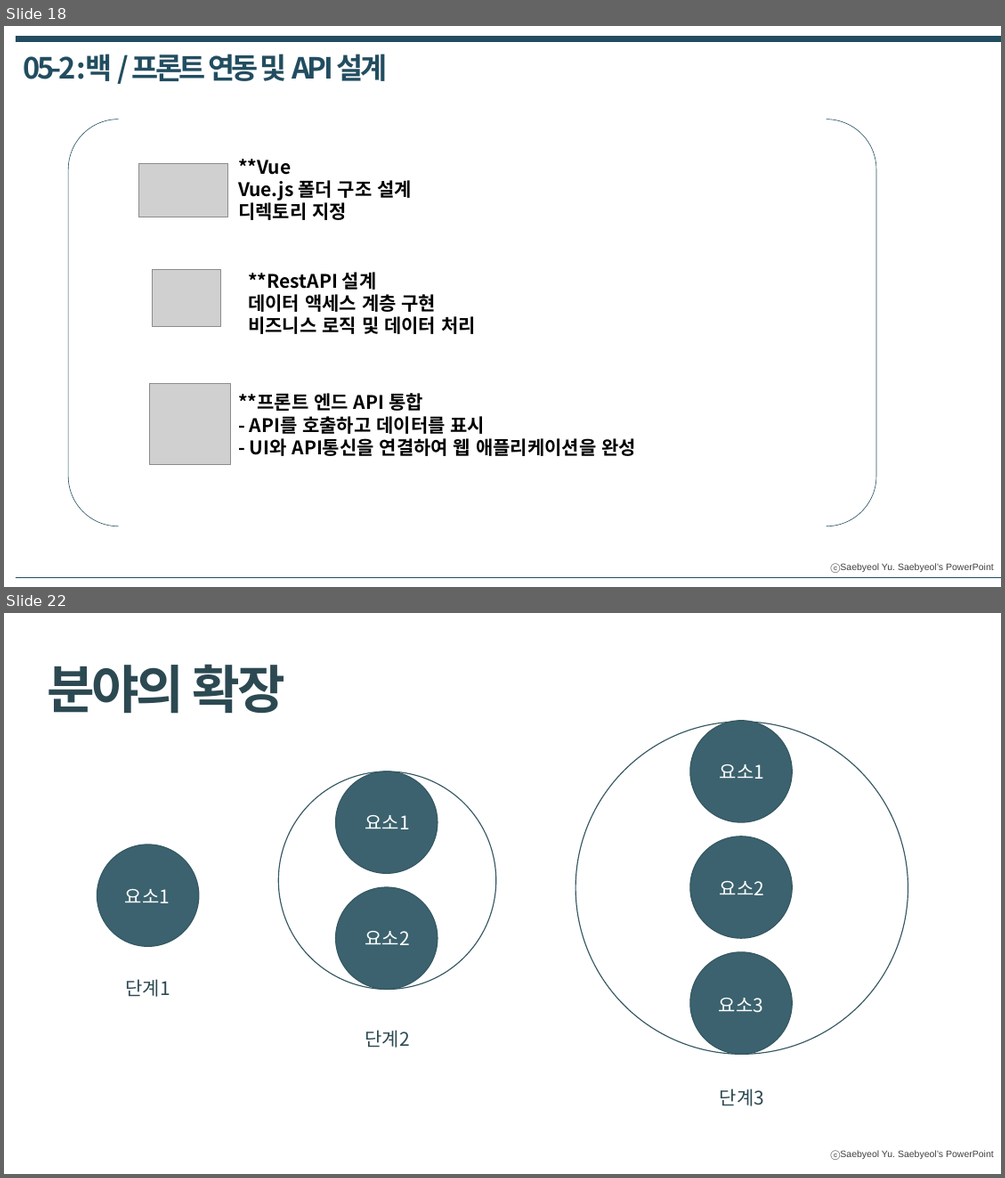
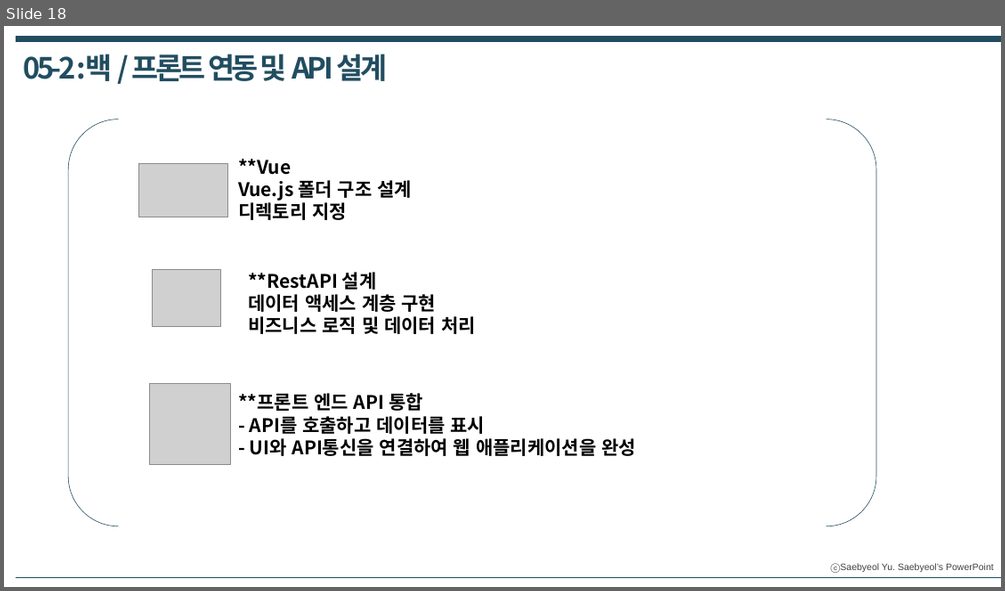
Before and after one commit to DongHyukLeeee/StopUsingGPT, a slide deck: SSAFY_Project발표_GPT그만쓰조_231105_1010.pptx. Shown one above the other, each under a label of ours: slides 18 and 22 before the commit, slide 18 after it; the slides between them are not shown. The pictures are 1005x1178 and 1005x591 pixels, drawn with LibreOffice and Linux fonts; fonts in the diff are those of the drawing; grey boxes stand for pictures. Boxes give left, top, right and bottom in pixels: in the first picture for what was removed or moved away, otherwise in the second. Text is boxed around its words. In the diff, an @@ line names an element or a change of style, - is before the commit and + after.

```diff
--- a/SSAFY_Project발표_GPT그만쓰조_231105_1010.pptx
+++ b/SSAFY_Project발표_GPT그만쓰조_231105_1010.pptx
@@ slide 22 removed at <box>4,613,1001,1174</box>, background #FFFFFF; not listed: 1 template element that a slide beside it also shows @@
@@ text removed at <box>47,664,285,714</box> @@
-분야의 확장
@@ ellipse removed at <box>575,722,908,1054</box> @@
@@ ellipse removed at <box>690,721,793,822</box> @@
@@ ellipse removed at <box>278,771,496,989</box> @@
@@ ellipse removed at <box>336,771,437,873</box> @@
@@ text removed at <box>720,764,764,779</box> @@
-요소1
@@ text removed at <box>364,815,409,829</box> @@
-요소1
@@ ellipse removed at <box>97,844,198,946</box> @@
@@ ellipse removed at <box>690,836,793,938</box> @@
@@ text removed at <box>125,889,170,903</box> @@
-요소1
@@ ellipse removed at <box>336,887,437,989</box> @@
@@ text removed at <box>720,881,764,895</box> @@
-요소2
@@ text removed at <box>364,931,409,945</box> @@
-요소2
@@ ellipse removed at <box>690,952,793,1054</box> @@
@@ text removed at <box>126,979,170,997</box> @@
-단계1
@@ text removed at <box>719,997,763,1013</box> @@
-요소3
@@ text removed at <box>364,1030,409,1047</box> @@
-단계2
@@ text removed at <box>720,1088,764,1106</box> @@
-단계3
```
Also in this commit, not shown: 10 slides changed, 15 other slides removed.
